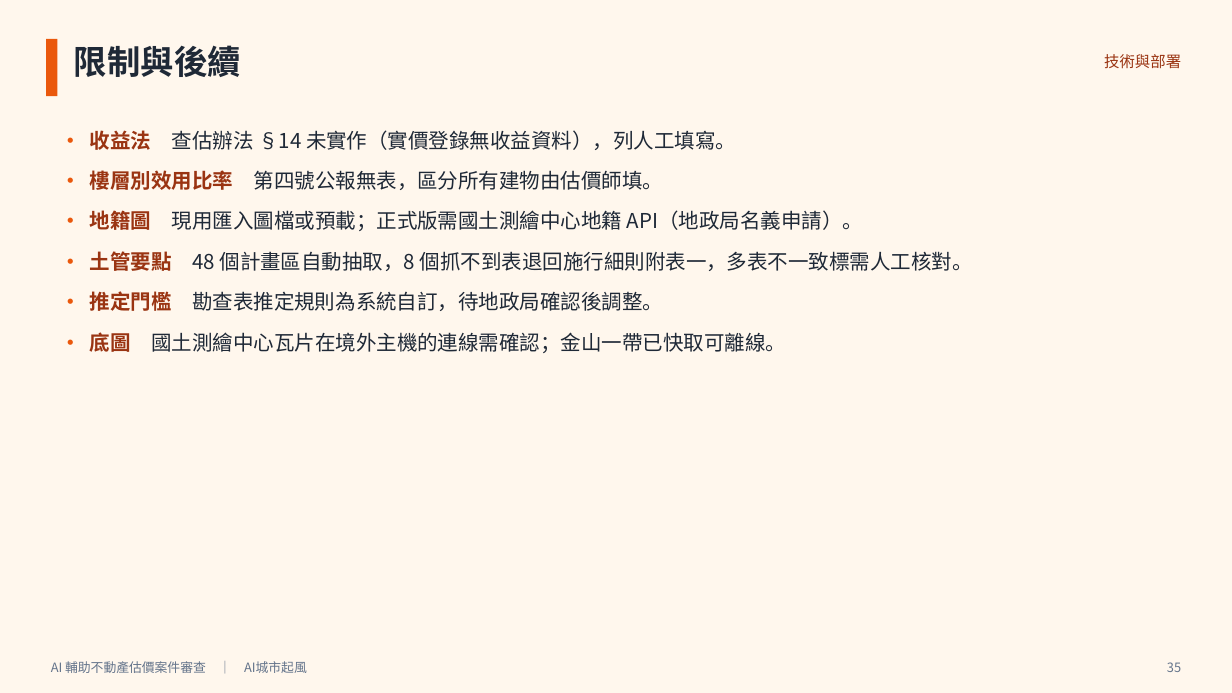
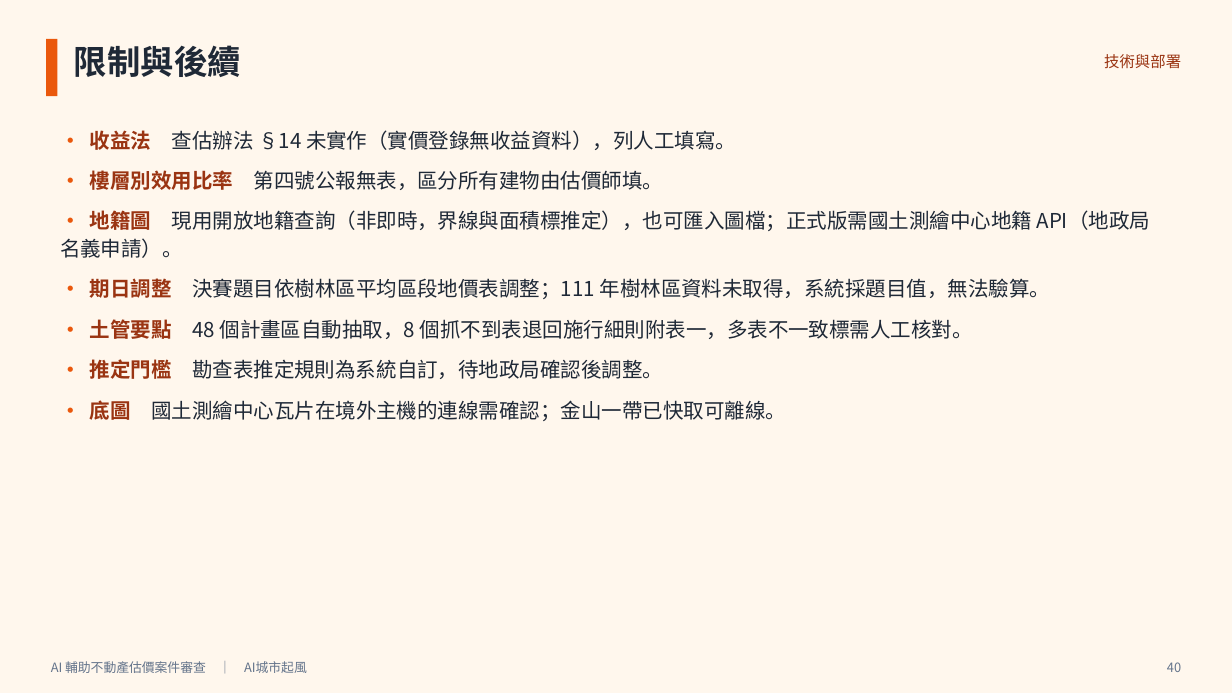
Before and after one commit to Peakqi-com/la-platform-hackthon, a slide deck: slide 40 of docs/demo/AI輔助不動產估價案件審查_簡報.pptx (slide 35 before the commit). Drawn at 1232x693 pixels with LibreOffice and Linux fonts; fonts in the diff are those of the drawing. Boxes give left, top, right and bottom in pixels: in the first picture for what was removed or moved away, otherwise in the second. Text is boxed around its words. In the diff, an @@ line names an element or a change of style, - is before the commit and + after.

```diff
--- a/docs/demo/AI輔助不動產估價案件審查_簡報.pptx
+++ b/docs/demo/AI輔助不動產估價案件審查_簡報.pptx
@@ text at bbox=[60, 208, 1150, 302]: text changed @@
-• 地籍圖 現用匯入圖檔或預載；正式版需國土測繪中心地籍 API（地政局名義申請）。
+• 地籍圖 現用開放地籍查詢（非即時，界線與面積標推定），也可匯入圖檔；正式版需國土測繪中心地籍 API（地政局名義申請）。
+• 期日調整 決賽題目依樹林區平均區段地價表調整；111 年樹林區資料未取得，系統採題目值，無法驗算。
@@ text at bbox=[1167, 662, 1181, 672]: text changed @@
-35
+40
```
Also in this commit, not shown: 33 other slides changed, 4 slides added, 11 other files.
